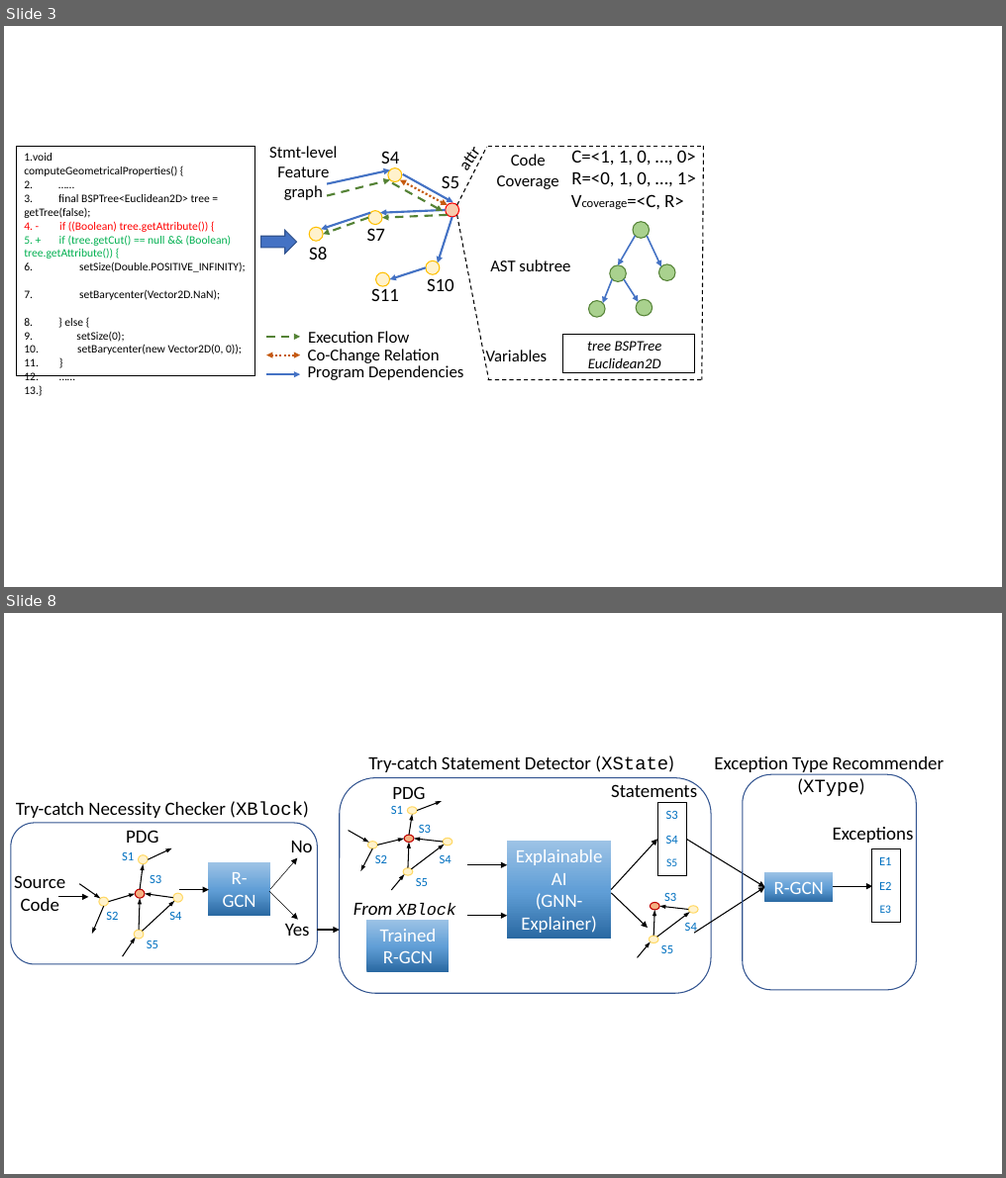
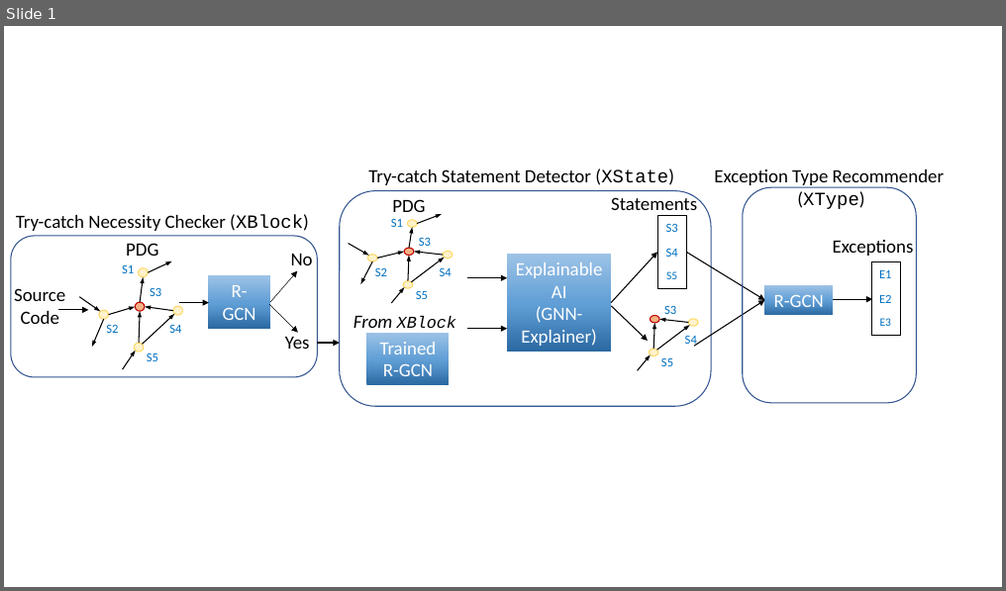
Before and after one commit to tien-n-nguyen/exception, a slide deck: figures.pptx. Shown one above the other, each under a label of ours: slides 3 and 8 before the commit, slide 1 after it; the slides between them are not shown. The pictures are 1006x1178 and 1006x591 pixels, drawn with LibreOffice and Linux fonts; fonts in the diff are those of the drawing. Boxes give left, top, right and bottom in pixels: in the first picture for what was removed or moved away, otherwise in the second. Text is boxed around its words. In the diff, an @@ line names an element or a change of style, - is before the commit and + after.

```diff
--- a/figures.pptx
+++ b/figures.pptx
@@ slide 3 removed at (x1=4, y1=26, x2=1002, y2=587), background #FFFFFF @@
@@ text removed at (x1=447, y1=45, x2=555, y2=182) @@
-attr
@@ group removed at (x1=17, y1=146, x2=704, y2=380): 16 arrows, 15 texts, 11 ellipses, 5 lines, 2 double arrows, 2 rectangles, 1 right arrow @@
-S4
-S7
-S8
-Code Coverage
-AST subtree
-Variables
-S10
-S5
-S11
-C=<1, 1, 0, …, 0>
-R=<0, 1, 0, …, 1>
-Vcoverage=<C, R>
-tree BSPTree Euclidean2D
-Execution Flow
-Co-Change Relation
-Program Dependencies
-1. void computeGeometricalProperties() {
-2. ……
-3. final BSPTree<Euclidean2D> tree = getTree(false);
-4. - if ((Boolean) tree.getAttribute()) {
-5. + if (tree.getCut() == null && (Boolean) tree.getAttribute()) {
-6. setSize(Double.POSITIVE_INFINITY);
-7. setBarycenter(Vector2D.NaN);
-8. } else {
-9. setSize(0);
-10. setBarycenter(new Vector2D(0, 0));
-11. }
-12. ……
-13. }
-Stmt-level Feature graph
@@ what was slide 8 is now slide 1 @@
```
Also in this commit, not shown: 1 slide added, 6 other slides removed, 6 other files.
